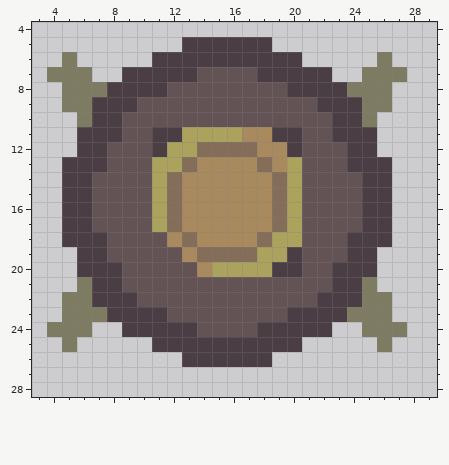
Two states of a pixel-art sprite, client/public/assets/Ents/coin_gen.png. Above: the version before the commit.
The file is 32x32 pixels. Colours within 5 levels of each other are drawn and written as one. Shown: x 3..29, y 4..28.
After:
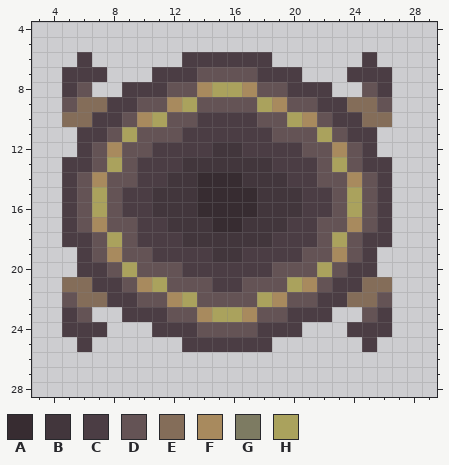
Palette (. is transparent): A #372c31  B #42363c  C #4b3d44  D #645355  E #846d59  F #a88a5e  G #7d7b62  H #aaa25d
Edits made:
@@ x 3..29 @@
  4 ...........................
- 5 ..........CCCCCC...........
- 6 ..G.....CCCCCCCCCC.....G...
- 7 .GGG..CCCCCDDDDCCCCC..GGG..
- 8 ..GGGCCCCDDDDDDDDCCCCGGG...
- 9 ..GGCCCDDDDDDDDDDDDCCCGG...
-10 ...GCCDDDDDDDDDDDDDDCCG....
-11 ...CCCDDCCHHHHFFCCDDCCC....
-12 ...CCDDDCHHEEEEFFCDDDCC....
-13 ..CCCDDDHHEFFFFEFHDDDCCC...
-14 ..CCDDDDHEFFFFFFEHDDDDCC...
-15 ..CCDDDDHEFFFFFFEHDDDDCC...
-16 ..CCDDDDHEFFFFFFEHDDDDCC...
-17 ..CCDDDDHEFFFFFFEHDDDDCC...
-18 ..CCCDDDDFEFFFFEHHDDDCCC...
-19 ...CCDDDDDFEEEEHHCDDDCC....
-20 ...CCCDDDDDFHHHHCCDDCCC....
-21 ...GCCDDDDDDDDDDDDDDCCG....
-22 ..GGCCCDDDDDDDDDDDDCCCGG...
-23 ..GGGCCCCDDDDDDDDCCCCGGG...
-24 .GGG..CCCCCDDDDCCCCC..GGG..
-25 ..G.....CCCCCCCCCC.....G...
-26 ..........CCCCCC...........
+ 5 ...........................
+ 6 ...C......CCCCCC......C....
+ 7 ..CCC...CCCDDDDCCC...CCC...
+ 8 ..CD..CCCDDFHHFDDCCC..DC...
+ 9 ..DEECCDDFHDDDDHFDDCCEED...
+10 ..EECCDFHDDCCCCDDHFDCCEE...
+11 ...CCDHDDDCCCCCCDDDHDCC....
+12 ...CDFDDCCCCBBCCCCDDFDC....
+13 ..CCDHDCCCBBBBBBCCCDHDCC...
+14 ..CDFDDCCBBAAABBBCCDDFDC...
+15 ..CDHDCCBBBAAAABBBCCDHDC...
+16 ..CDHDCCBBBAAAABBBCCDHDC...
+17 ..CDFDDCCBBBAABBBCCDDFDC...
+18 ..CCDHDCCCBBBBBBCCCDHDCC...
+19 ...CDFDDCCCCBBCCCCDDFDC....
+20 ...CCDHDDDCCCCCCDDDHDCC....
+21 ..EECCDFHDDDCCDDDHFDCCEE...
+22 ..DEECCDDFHDDDDHFDDCCEED...
+23 ..CD..CCCDDFHHFDDCCC..DC...
+24 ..CCC...CCCDDDDCCC...CCC...
+25 ...C......CCCCCC......C....
+26 ...........................
 27 ...........................
